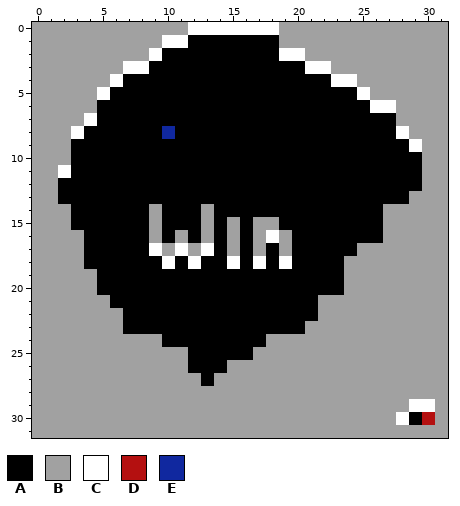
Two states of a pixel-art sprite, res/level2.png. Above is the file before it was changed.
The file is 32x32 pixels.
Palette (. is transparent): A #000000  B #a1a1a1  C #ffffff  D #b41010  E #10289f
Pixels before, first column x 0:
 0 BBBBBBBBBBBBCCCCCCCBBBBBBBBBBBBB
 1 BBBBBBBBBBCCAAAAAAABBBBBBBBBBBBB
 2 BBBBBBBBBCAAAAAAAAACCBBBBBBBBBBB
 3 BBBBBBBCCAAAAAAAAAAAACCBBBBBBBBB
 4 BBBBBBCAAAAAAAAAAAAAAAACCBBBBBBB
 5 BBBBBCAAAAAAAAAAAAAAAAAAACBBBBBB
 6 BBBBBAAAAAAAAAAAAAAAAAAAAACCBBBB
 7 BBBBCAAAAAAAAAAAAAAAAAAAAAAABBBB
 8 BBBCAAAAAAEAAAAAAAAAAAAAAAAACBBB
 9 BBBAAAAAAAAAAAAAAAAAAAAAAAAAACBB
10 BBBAAAAAAAAAAAAAAAAAAAAAAAAAAABB
11 BBCAAAAAAAAAAAAAAAAAAAAAAAAAAABB
12 BBAAAAAAAAAAAAAAAAAAAAAAAAAAAABB
13 BBAAAAAAAAAAAAAAAAAAAAAAAAAAABBB
14 BBBAAAAAABAAABAAAAAAAAAAAAABBBBB
15 BBBAAAAAABAAABABABBAAAAAAAABBBBB
16 BBBBAAAAABABABABABCBAAAAAAABBBBB
17 BBBBAAAAACBCBCABABABAAAAABBBBBBB
18 BBBBAAAAAACACAACACACAAAABBBBBBBB
19 BBBBBAAAAAAAAAAAAAAAAAAABBBBBBBB
20 BBBBBAAAAAAAAAAAAAAAAAAABBBBBBBB
21 BBBBBBAAAAAAAAAAAAAAAABBBBBBBBBB
22 BBBBBBBAAAAAAAAAAAAAAABBBBBBBBBB
23 BBBBBBBAAAAAAAAAAAAAABBBBBBBBBBB
24 BBBBBBBBBBAAAAAAAABBBBBBBBBBBBBB
25 BBBBBBBBBBBBAAAAABBBBBBBBBBBBBBB
26 BBBBBBBBBBBBAAABBBBBBBBBBBBBBBBB
27 BBBBBBBBBBBBBABBBBBBBBBBBBBBBBBB
28 BBBBBBBBBBBBBBBBBBBBBBBBBBBBBBBB
29 BBBBBBBBBBBBBBBBBBBBBBBBBBBBBCCB
30 BBBBBBBBBBBBBBBBBBBBBBBBBBBBCADB
31 BBBBBBBBBBBBBBBBBBBBBBBBBBBBBBBB
After:
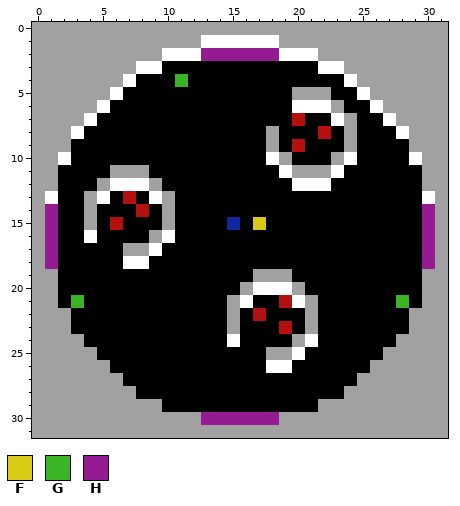
Colours new in this view: F #d9cb15  G #3ab425  H #941b91
Edits made:
Changed rows in their new state; - is an unchanged pixel.
first column x 1:
 0 -----------BBBBBBB------------
 1 ---------BBBCCCCCC------------
 2 --------BCCCHHHHHH--C---------
 3 ------B-C-----------A-C-------
 4 -----BC---G-----------A-------
 5 ----BC-------------BBB--------
 6 ----C--------------CCCB---B---
 7 -------------------D--CB--C---
 8 ---------A-------B---D-B------
 9 -----------------B-D---B----B-
10 -C---------------CB---BC----C-
11 -A---BBB----------CBBBC-------
12 ----BCCCB----------CCC--------
13 C--BC-D-CB------------------AC
14 HA-B---DAB--A-------------AAAH
15 HA-B-D--AB--A-E-FA--------AAAH
16 HAAC-----CA-A-A-AAA-------AAAH
17 HAA---BB-AAAA-A-A-A-----AAAAAH
18 HAA---CC-A-A--A-A-A----AAAAAAH
19 -AAA------------BBB----AAAAAA-
20 -AAA-----------BCCCB---AAAAAA-
21 -AGAA---------BC--DCBAAAAAAGA-
22 --AAAA--------B-D---BAAAAAAA--
23 --AAAA--------B---D--AAAAAAA--
24 ---AAAAAA-----C--AA-CAAAAAA---
25 ----AAAAAAA-----A--CAAAAAA----
26 -----AAAAAA---AAACCAAAAAA-----
27 ------AAAAAA-AAAAAAAAAAA------
28 -------AAAAAAAAAAAAAAAA-------
29 ---------AAAAAAAAAAAA-------BB
30 ------------HHHHHH---------BBB
Pixel boxes of the changes (left, top, right, bottom) in both pictures:
changed: (45, 22, 435, 425)
